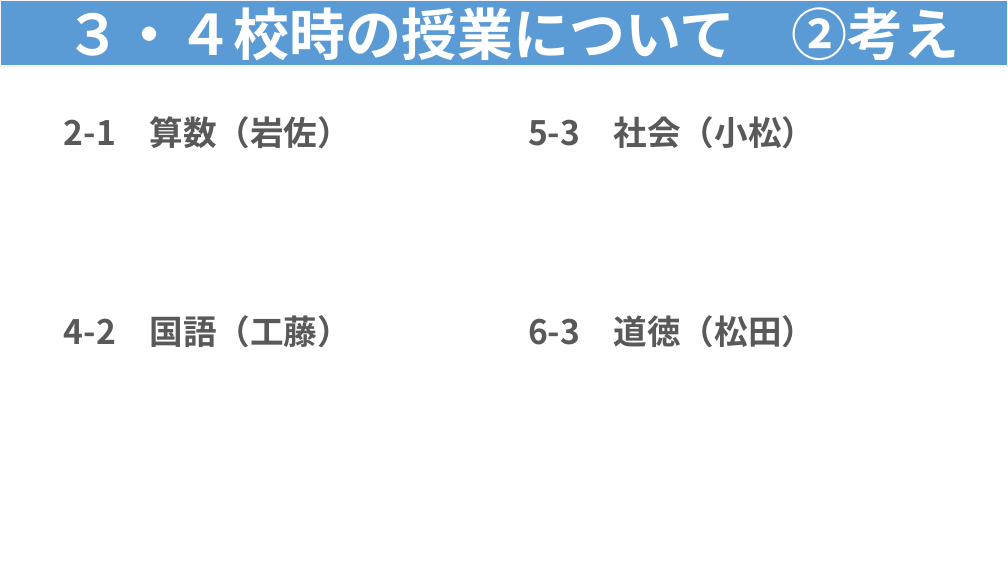
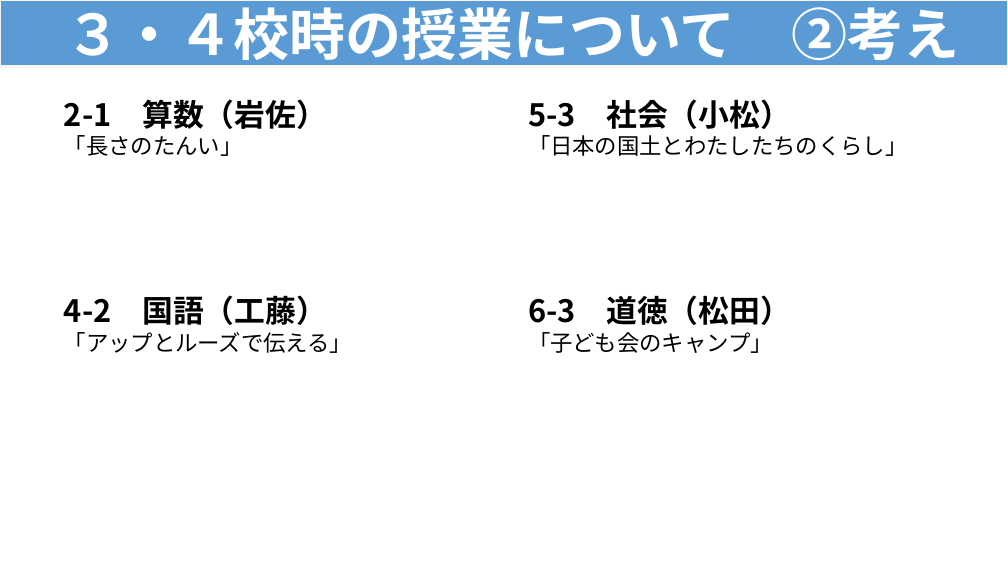
Before and after one commit to contynet730-star/con30, a slide deck: slide 5 of output/★指導課訪問★３・４校時指導助言資料（例）.pptx. Drawn at 1008x567 pixels with LibreOffice and Linux fonts; fonts in the diff are those of the drawing. Boxes give left, top, right and bottom in pixels: in the first picture for what was removed or moved away, otherwise in the second. Text is boxed around its words. In the diff, an @@ line names an element or a change of style, - is before the commit and + after.

```diff
--- a/output/★指導課訪問★３・４校時指導助言資料（例）.pptx
+++ b/output/★指導課訪問★３・４校時指導助言資料（例）.pptx
@@ text "2-1 算数（岩佐）": place and size @@
-text "2-1 算数（岩佐）" at (64,116,352,148)
+text "2-1 算数（岩佐）" at (64,99,327,156)
@@ text at (64,99,327,129): size 24 to 22 pt, text colour #595959 to #000000 in "2-1 算数（岩佐）"; line spacing 1.2 to 1 @@
@@ text "5-3 社会（小松）": place and size @@
-text "5-3 社会（小松）" at (528,116,816,148)
+text "5-3 社会（小松）" at (528,99,907,156)
@@ text at (528,99,791,129): size 24 to 22 pt, text colour #595959 to #000000 in "5-3 社会（小松）"; line spacing 1.2 to 1 @@
@@ text at (64,135,243,156): paragraph added @@
+「長さのたんい」
@@ text at (528,135,907,156): paragraph added @@
+「日本の国土とわたしたちのくらし」
@@ text "4-2 国語（工藤）": place and size @@
-text "4-2 国語（工藤）" at (64,315,352,347)
+text "4-2 国語（工藤）" at (64,295,352,353)
@@ text at (64,295,327,325): size 24 to 22 pt, text colour #595959 to #000000 in "4-2 国語（工藤）"; line spacing 1.2 to 1 @@
@@ text "6-3 道徳（松田）": place and size @@
-text "6-3 道徳（松田）" at (528,315,816,347)
+text "6-3 道徳（松田）" at (528,295,791,353)
@@ text at (528,295,791,325): size 24 to 22 pt, text colour #595959 to #000000 in "6-3 道徳（松田）"; line spacing 1.2 to 1 @@
@@ text at (64,332,352,353): paragraph added @@
+「アップとルーズで伝える」
@@ text at (528,332,773,353): paragraph added @@
+「子ども会のキャンプ」
```
Also in this commit, not shown: 2 other slides changed.
